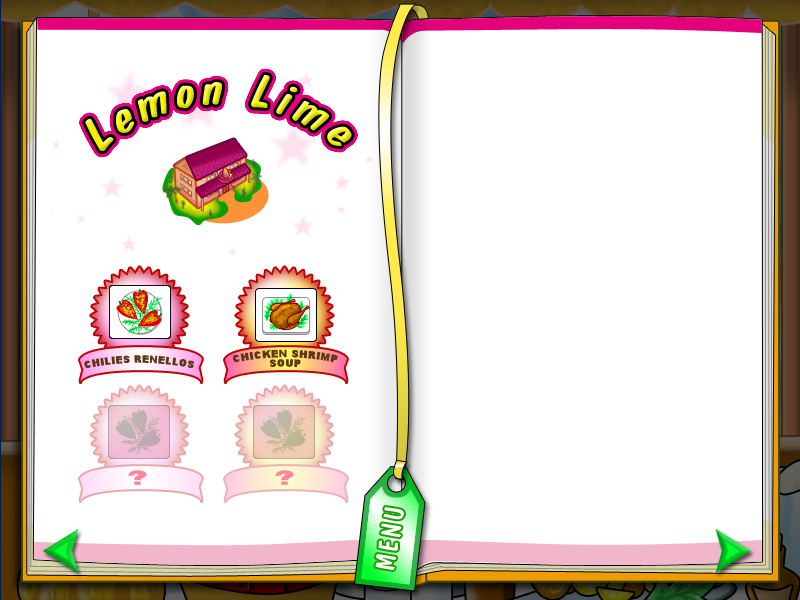
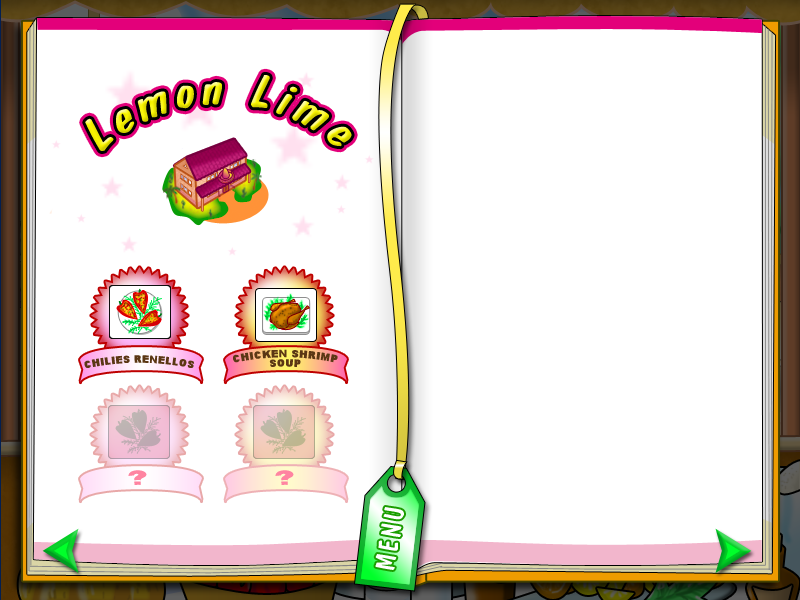
Layered file, before and after one edit (800 x 600). Changes by layer:
pixels changed over (x1=79, y1=68, x2=358, y2=158) (layer not identified)
